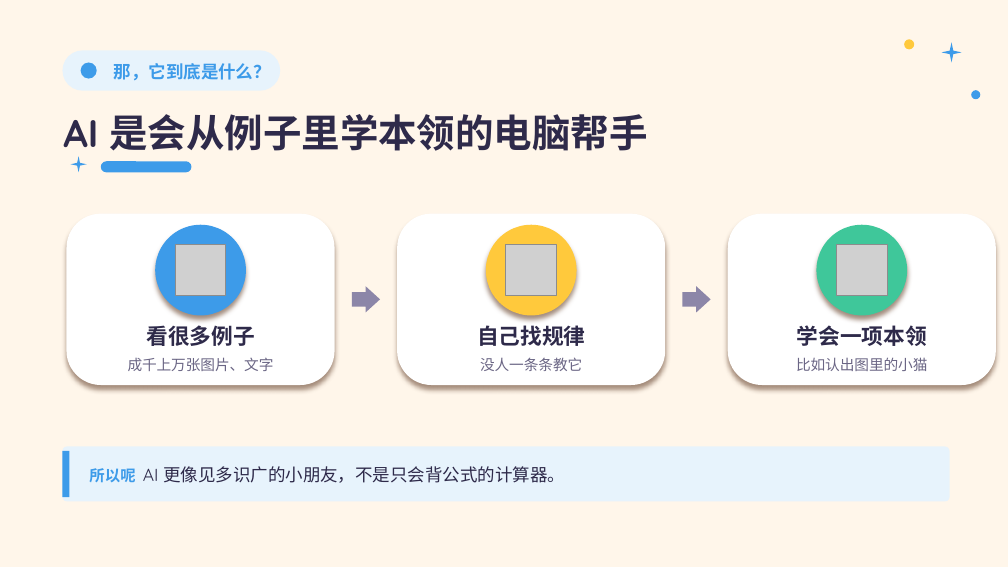
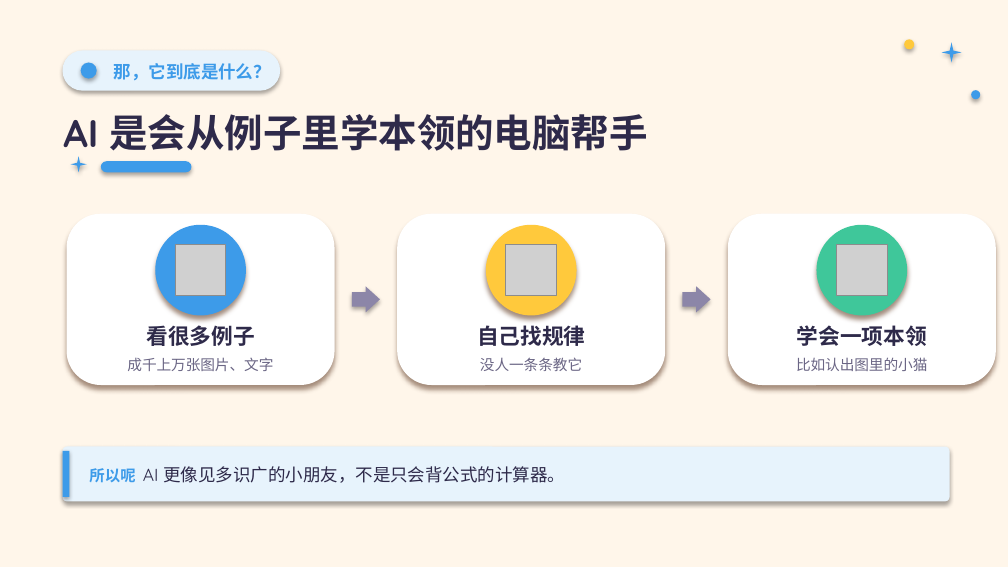
Before and after one commit to addsumtech/slides_maker-site, a slide deck: slide 4 of templates/decks/zh/kids-ai-explainer/template.pptx. Drawn at 1008x567 pixels with LibreOffice and Linux fonts; fonts in the diff are those of the drawing; grey boxes stand for pictures. Boxes give left, top, right and bottom in pixels: in the first picture for what was removed or moved away, otherwise in the second. Text is boxed around its words. In the diff, an @@ line names an element or a change of style, - is before the commit and + after.

```diff
--- a/templates/decks/zh/kids-ai-explainer/template.pptx
+++ b/templates/decks/zh/kids-ai-explainer/template.pptx
@@ star at [941,42,962,62]: shadow on; proportions changed @@
@@ shadow on in 13 elements at [0,0,1008,566], [904,39,914,49], [62,50,280,91], [81,62,97,79], [101,161,192,172], [67,214,335,385], [352,286,380,312], [397,214,665,385], [682,286,711,312], [728,214,996,385], [62,447,950,501], [62,451,70,497], [972,90,981,99] @@
@@ star at [71,156,87,172]: shadow on; proportions changed @@
```
Also in this commit, not shown: 11 other slides changed, 27 other files.
